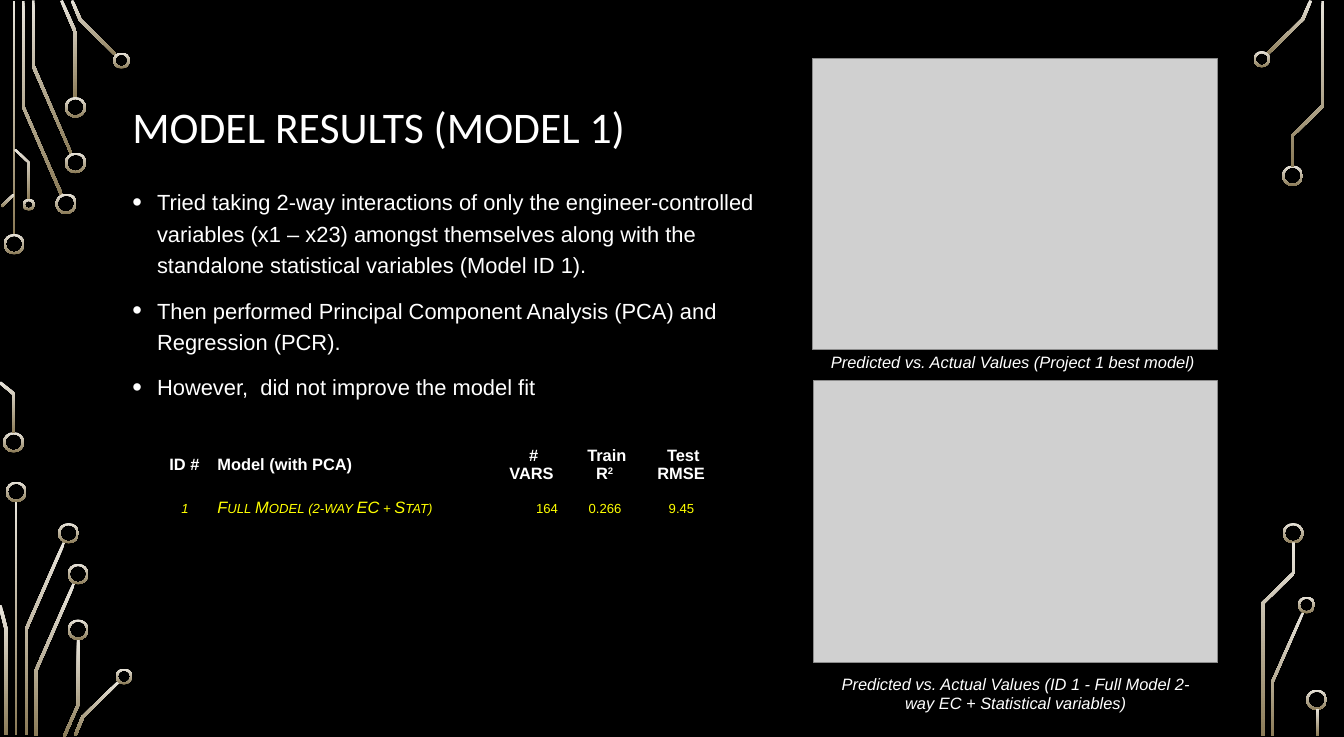
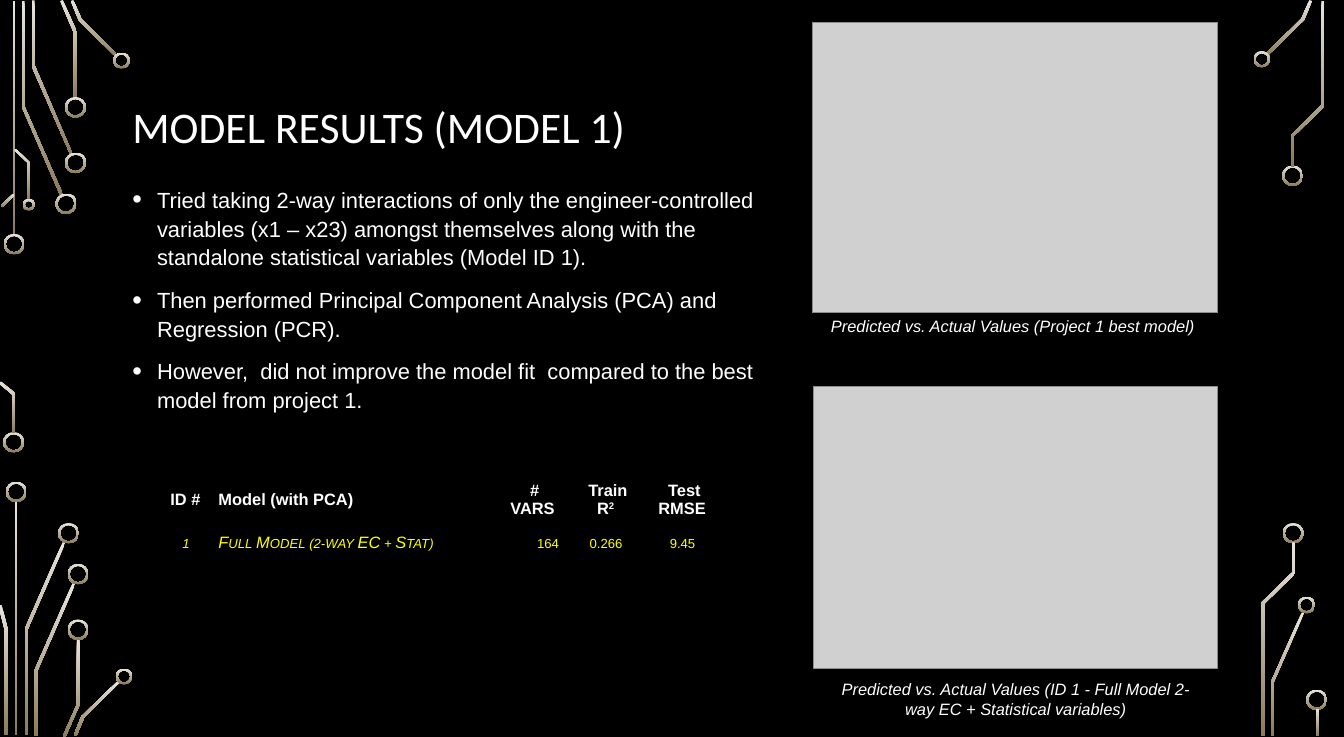
Before and after one commit to ngupta23/PredictingPerformanceIntegratedCircuits, a slide deck: slide 9 of Presentation/MSDS6372_Project2_Presentation.pptx. Drawn at 1344x737 pixels with LibreOffice and Linux fonts; fonts in the diff are those of the drawing; grey boxes stand for pictures; background and template pictures are left out. Boxes give left, top, right and bottom in pixels: in the first picture for what was removed or moved away, otherwise in the second. Text is boxed around its words. In the diff, an @@ line names an element or a change of style, - is before the commit and + after.

Commit message:
Final Presentation and Paper Moved from OneDrive to Git

```diff
--- a/Presentation/MSDS6372_Project2_Presentation.pptx
+++ b/Presentation/MSDS6372_Project2_Presentation.pptx
@@ picture: place and size @@
-picture at [812,58,1218,349]
+picture at [812,22,1218,313]
@@ text at [157,192,753,342]: line spacing 1.2 to 1.1 @@
@@ text "Predicted vs. Actual Values (Project ...": place and size @@
-text "Predicted vs. Actual Values (Project ..." at [831,356,1194,372]
+text "Predicted vs. Actual Values (Project ..." at [831,320,1194,335]
@@ text at [157,363,753,413]: text changed @@
-• However, did not improve the model fit
+• However, did not improve the model fit compared to the best model from project 1.
@@ picture: place and size @@
-picture at [813,381,1218,662]
+picture at [813,386,1218,668]
@@ table: place and size @@
-table at [163,434,722,522]
+table at [163,469,722,557]
@@ text "Predicted vs. Actual Values (ID ...": place and size @@
-text "Predicted vs. Actual Values (ID ..." at [842,678,1190,713]
+text "Predicted vs. Actual Values (ID ..." at [842,683,1190,718]
```
Also in this commit, not shown: 6 other slides changed, 2 other files.
